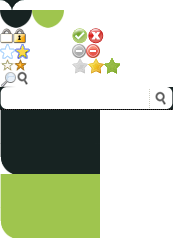
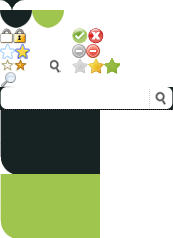
Before/after of a 173x238 layered artwork. What changed in the layer stack:
painted on "magnifier" over [17, 59, 61, 85]
